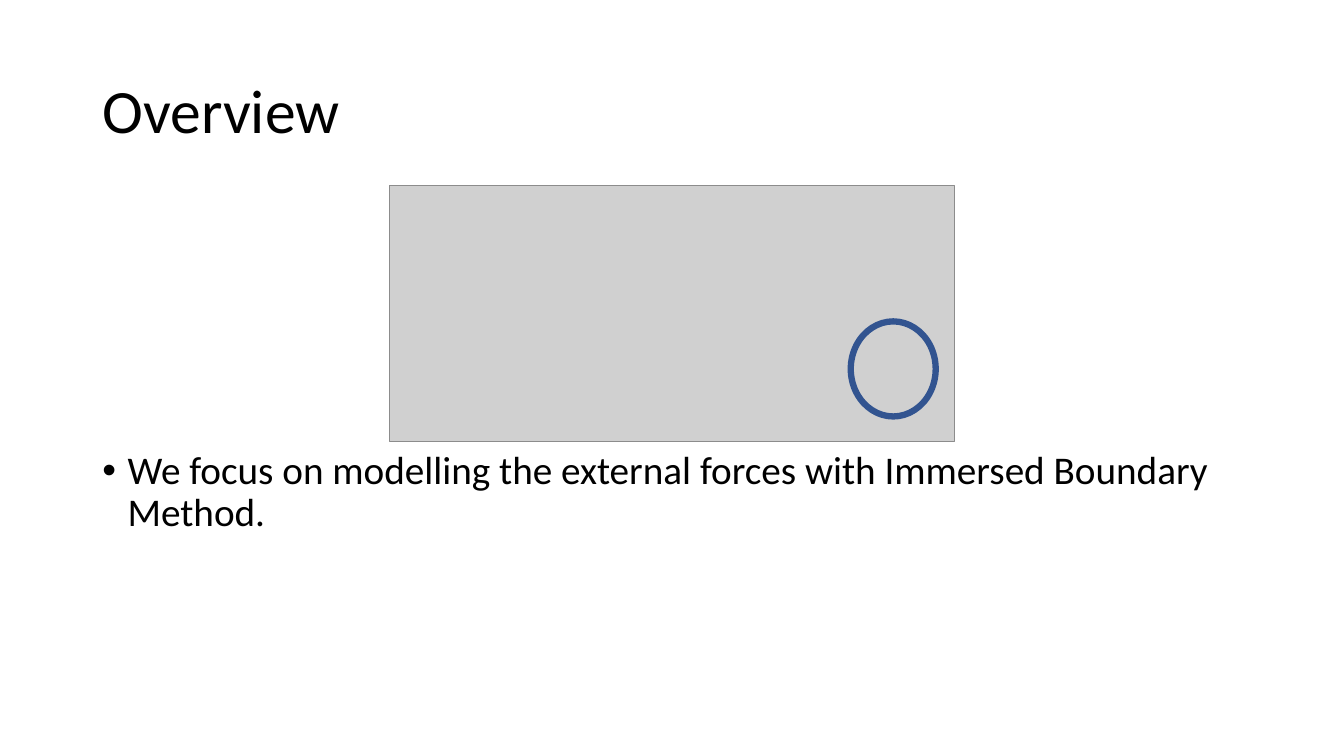
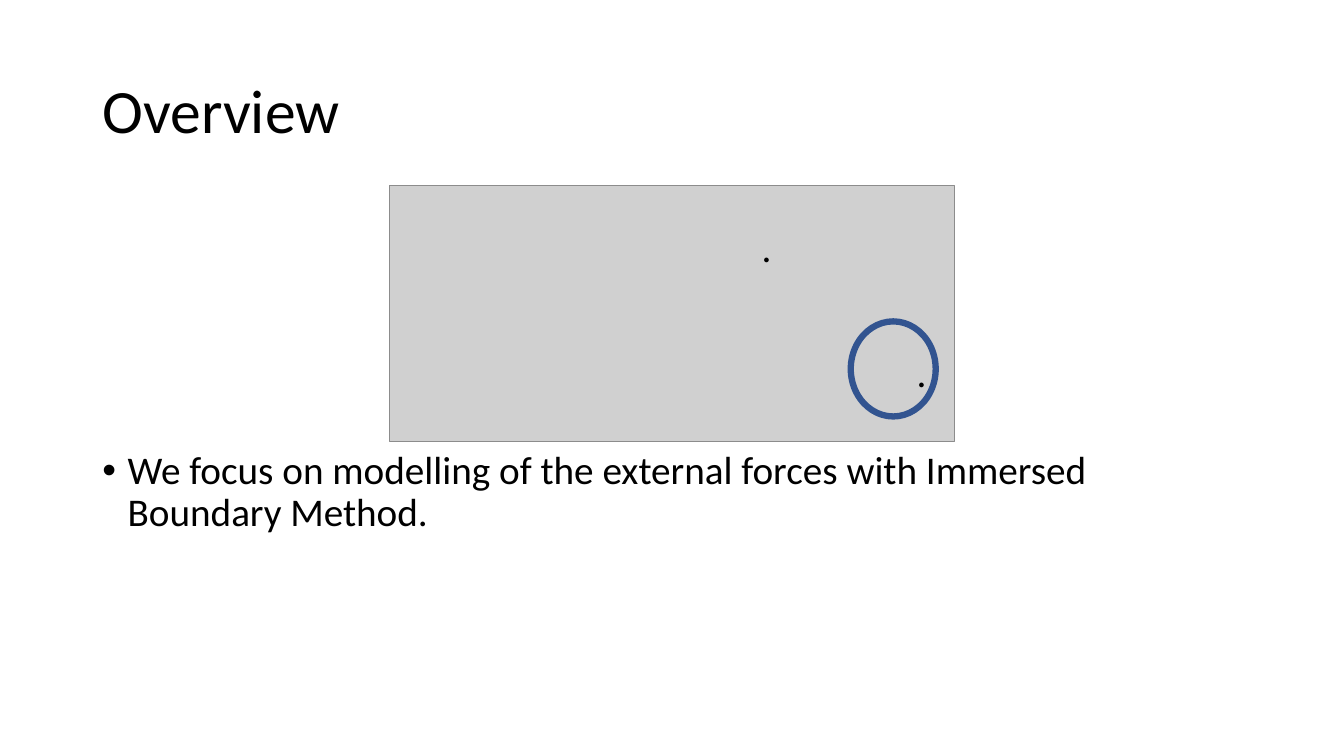
Before and after one commit to Daniel-Chin/droplet, a slide deck: slide 3 of APS_conf/slides.pptx. Drawn at 1344x756 pixels with LibreOffice and Linux fonts; fonts in the diff are those of the drawing; grey boxes stand for pictures. Boxes give left, top, right and bottom in pixels: in the first picture for what was removed or moved away, otherwise in the second. Text is boxed around its words. In the diff, an @@ line names an element or a change of style, - is before the commit and + after.

Commit message:
fix APS slides

```diff
--- a/APS_conf/slides.pptx
+++ b/APS_conf/slides.pptx
@@ text added at <box>669,224,865,335</box>, 28 pt, text #000000 @@
+.
@@ text added at <box>824,348,1019,459</box>, 28 pt, text #000000 @@
+.
@@ text at <box>128,456,1086,533</box>: text changed @@
-• We focus on modelling the external forces with Immersed Boundary Method.
+• We focus on modelling of the external forces with Immersed Boundary Method.
```
Also in this commit, not shown: 1 other slide changed, 10 slides removed.
